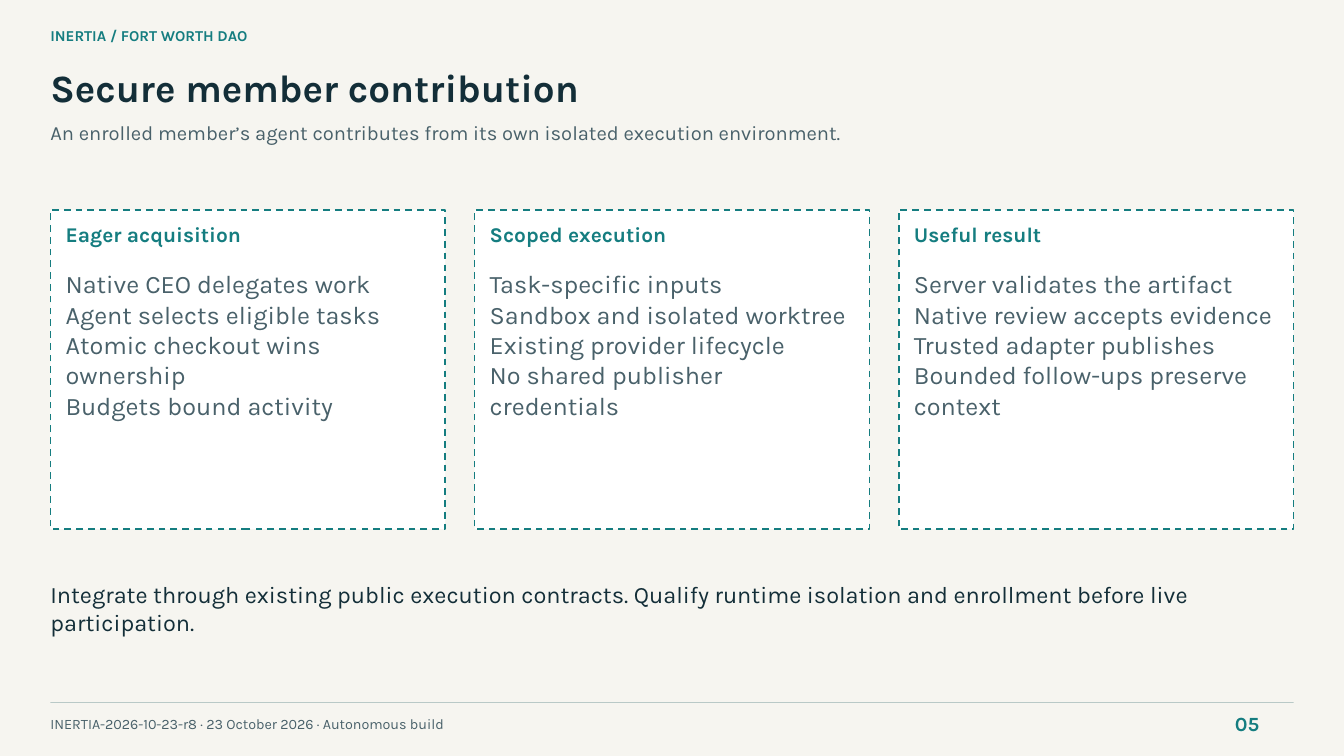
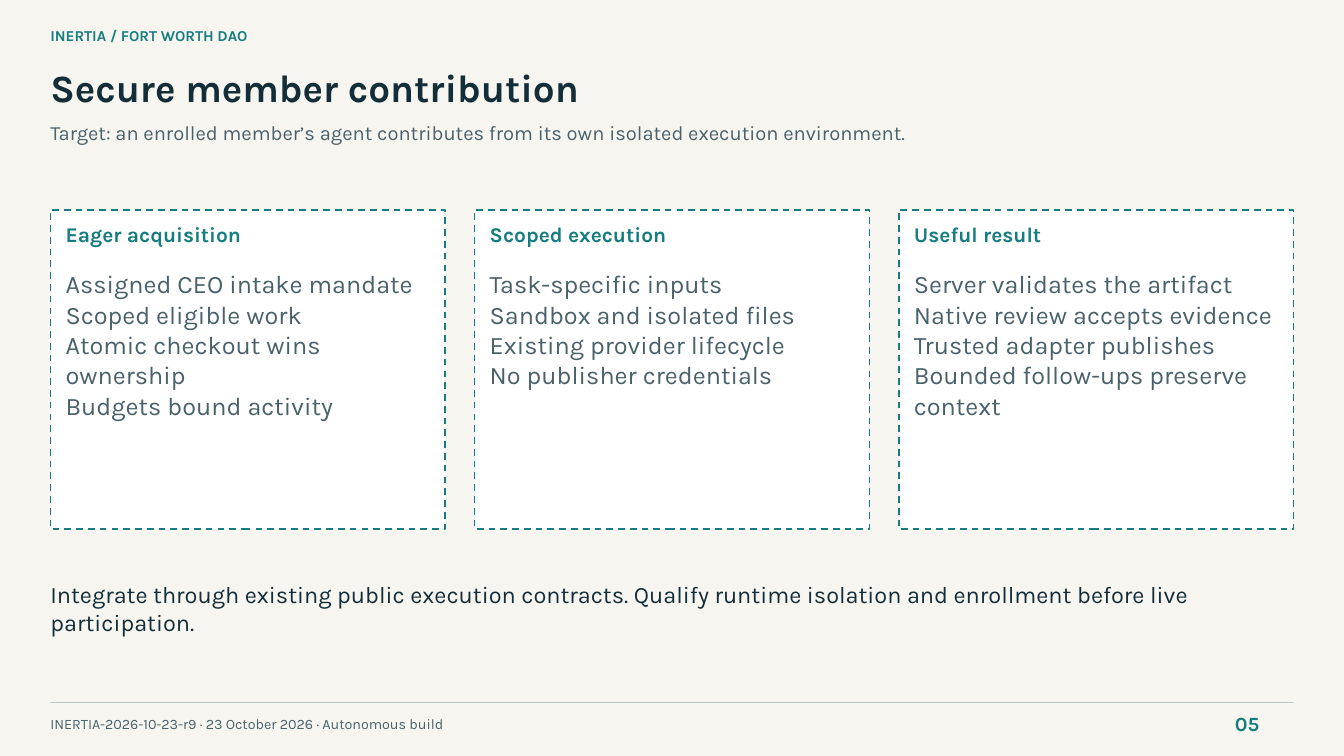
Before and after one commit to NetRxn/Inertia, a slide deck: slide 5 of Inertia-Architecture.pptx. Drawn at 1344x756 pixels with LibreOffice and Linux fonts; fonts in the diff are those of the drawing. Boxes give left, top, right and bottom in pixels: in the first picture for what was removed or moved away, otherwise in the second. Text is boxed around its words. In the diff, an @@ line names an element or a change of style, - is before the commit and + after.

Commit message:
docs: synchronize r9 artifacts and exact native qualification

```diff
--- a/Inertia-Architecture.pptx
+++ b/Inertia-Architecture.pptx
@@ text at (50,126,905,145): text changed @@
-An enrolled member’s agent contributes from its own isolated execution environment.
+Target: an enrolled member’s agent contributes from its own isolated execution environment.
@@ text at (66,275,413,330): text changed @@
-Native CEO delegates work
-Agent selects eligible tasks
+Assigned CEO intake mandate
+Scoped eligible work
@@ text at (490,306,795,325): text changed @@
-Sandbox and isolated worktree
+Sandbox and isolated files
@@ text at (490,366,772,390): text changed @@
-No shared publisher credentials
+No publisher credentials
@@ text at (50,719,443,729): text changed @@
-INERTIA-2026-10-23-r8 · 23 October 2026 · Autonomous build
+INERTIA-2026-10-23-r9 · 23 October 2026 · Autonomous build
```
Also in this commit, not shown: 7 other slides changed, 15 other files.
